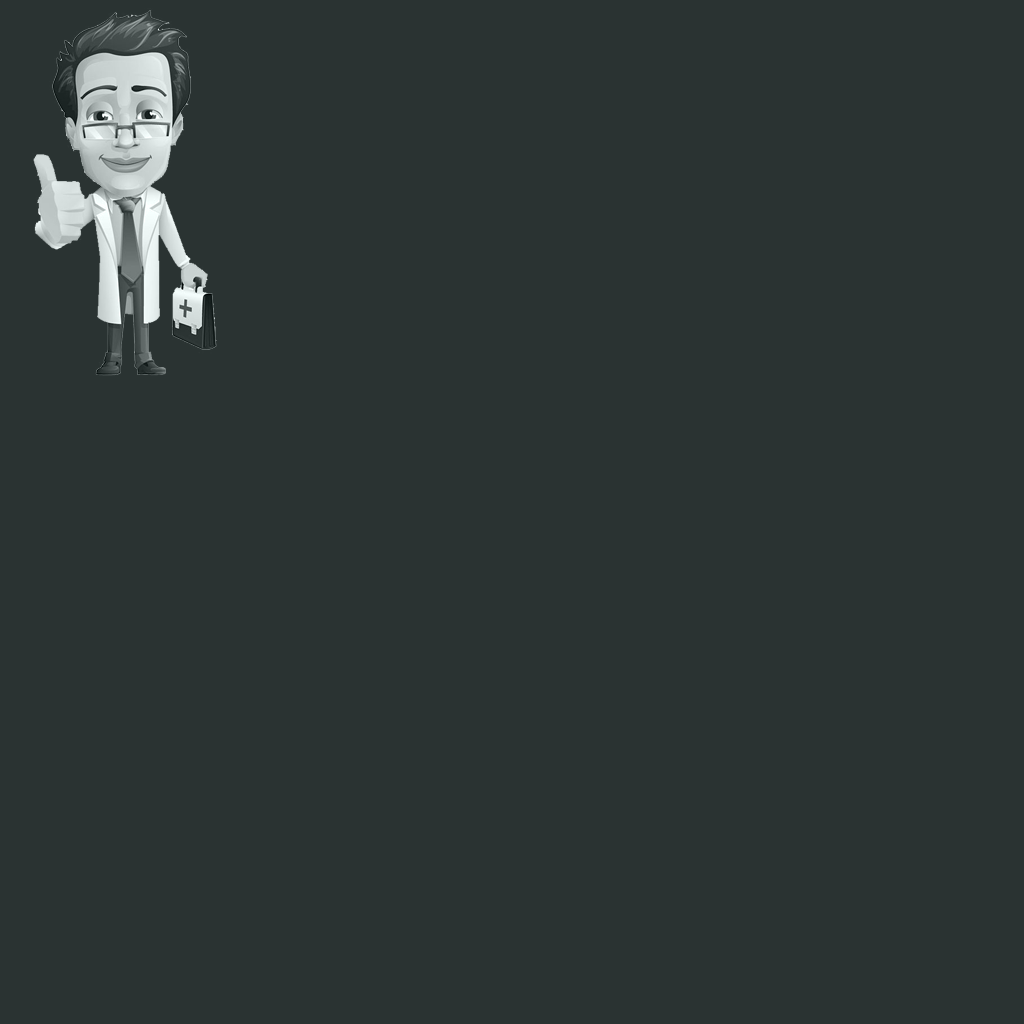
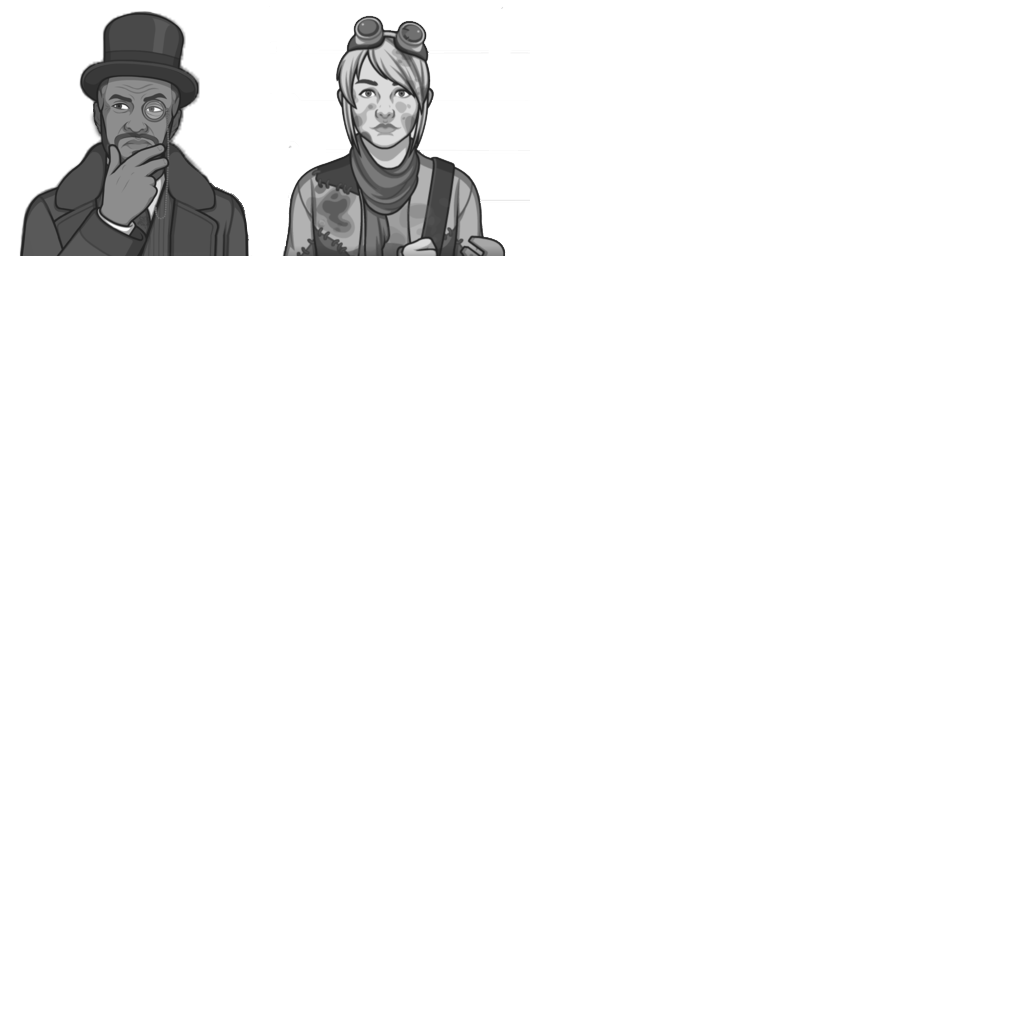
The second 1024×1024 image is a revision of the first. Changes to its layers:
renamed "advisor" to "Reginald", blend luminosity → normal, painted on it over [19, 6, 270, 376]
renamed "bkg" to "evie", painted on it over [0, 0, 1024, 1024]
